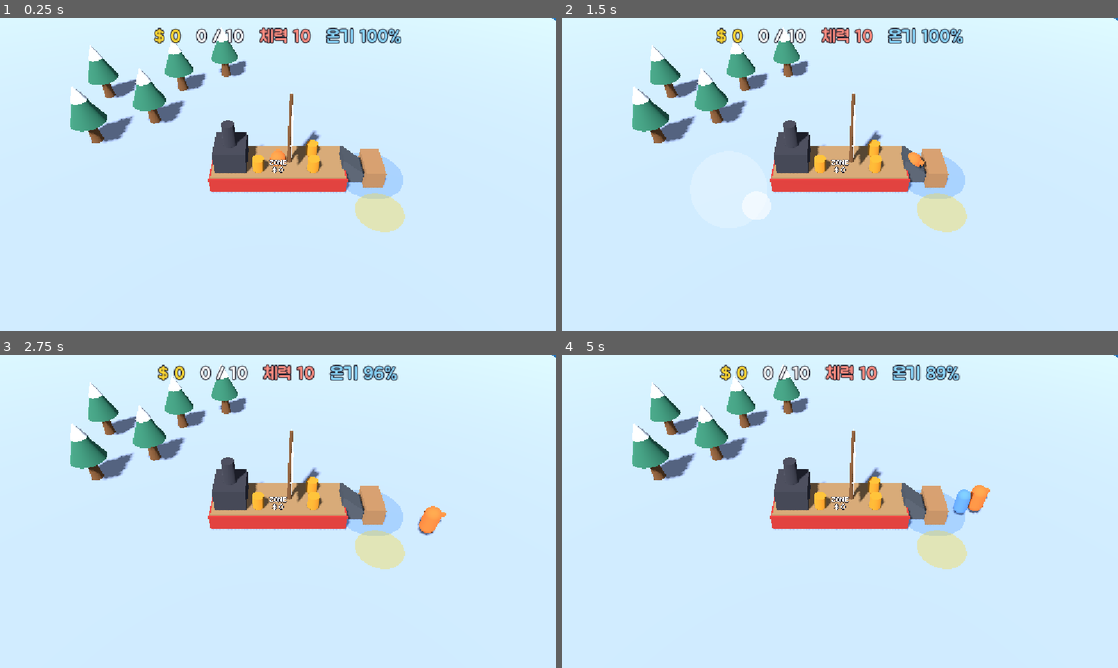
Above: before the commit, frames 1-4 (two rows, left to right).
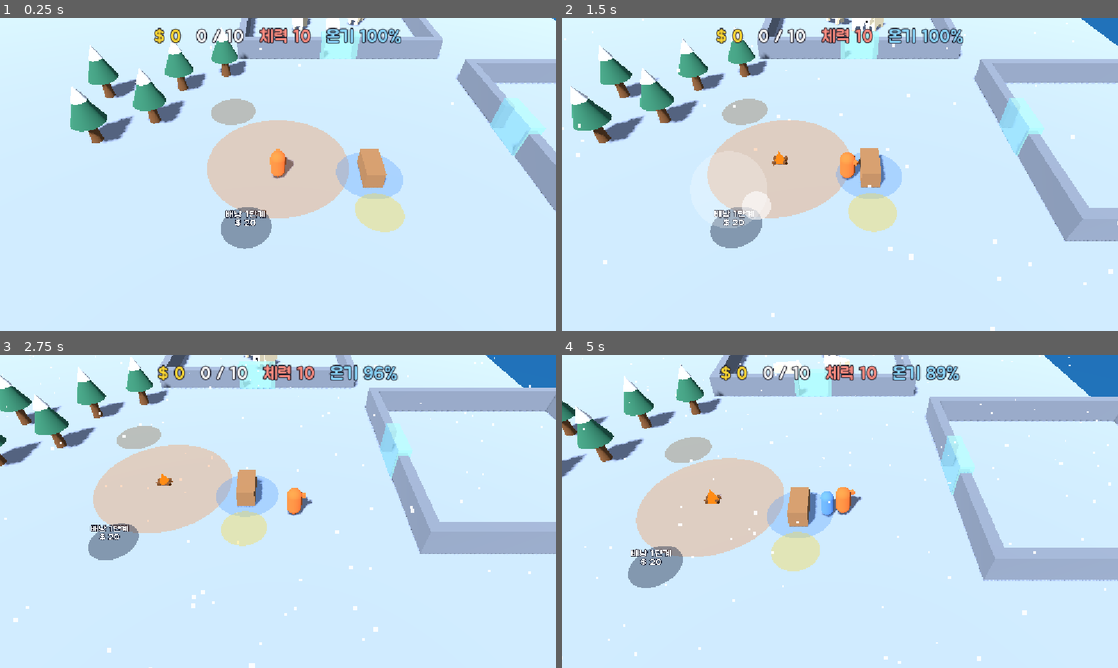
Above: after the commit, the same moments.

Repository: kimpro4214/FrostCamp
Game: Godot game, scene res://frost_camp/scenes/main.tscn
Two runs of this game, one before a commit and one after it. Both use one fixed random seed, a clock stepped at 60 frames per second and the inputs below.
Inputs (mouse positions are in pixels of both pictures, inside the frame that each line leads up to):
- Up to frame 1 (0.25 s): no input
- Up to frame 2 (1.5 s): move the mouse to (962, 158) at 0.52 s; hold D 0.53-1.25 s; click (962, 158) at 0.67 s; drag from (728, 190) to (812, 237) at 1.27 s
- Up to frame 3 (2.75 s): move the mouse to (333, 442) at 2.02 s; hold D from 2.03 s (still down)
- Up to frame 4 (5 s): release D at 2.75 s; drag from (812, 574) to (673, 464) at 2.77 s; move the mouse to (1006, 558) at 3.52 s; hold A 3.53-4.25 s; drag from (673, 464) to (756, 433) at 4.27 s

The runs differ from the first frame. In frame 1, 15% of the frame differs, in the area x 14-100%, y 0-74%; in frame 2, 27%; in frame 3, 28%; in frame 4, 32%, in the area x 0-100%, y 0-99%.
Error before the commit: Invalid call to function 'setup' in base 'Node3D (zone_view.gd)'. Expected 3 argument(s). (res://frost_camp/scenes/main.gd:40)

Commit message:
feat: 프로스트 캠프 눈 내리는 파티클 추가

Diff:
--- a/frost_camp/scenes/main.gd
+++ b/frost_camp/scenes/main.gd
@@ -12,6 +12,7 @@
 const Juice := preload("res://frost_camp/scenes/juice.gd")
 const ESCAPE_SAIL_TIME := 5.0
 const MAX_FLYING_COINS := 10
+const SNOW_OFFSET := Vector3(0.0, 8.0, 2.0)
 
 var sim: FrostSim
 var _hit_stop_id := 0
@@ -34,10 +35,11 @@
 		var stall := StallScene.instantiate()
 		$Stalls.add_child(stall)
 		stall.setup(sim, i)
+	var zone_names: Dictionary = GameData.load_json(GameData.TEXT_PATH).zones
 	for i in sim.zones.size():
 		var zone := ZoneScene.instantiate()
 		$Zones.add_child(zone)
-		zone.setup(sim, i)
+		zone.setup(sim, i, zone_names.get(sim.zones[i].id, sim.zones[i].id))
 	for i in sim.bears.size():
 		var bear := BearScene.instantiate()
 		$Bears.add_child(bear)
@@ -135,3 +137,8 @@
 
 func _physics_process(delta: float) -> void:
 	sim.tick(delta)
+
+
+func _process(_delta: float) -> void:
+	# 눈은 플레이어 위 하늘에서 내린다(입자는 월드 좌표라 걸어도 같이 미끄러지지 않는다).
+	$Snow.position = _player.position + SNOW_OFFSET
--- a/frost_camp/scenes/main.tscn
+++ b/frost_camp/scenes/main.tscn
@@ -39,6 +39,16 @@
 [sub_resource type="BoxMesh" id="BoxMesh_coin"]
 material = SubResource("StandardMaterial3D_coin")
 size = Vector3(0.35, 0.08, 0.25)
+
+[sub_resource type="StandardMaterial3D" id="StandardMaterial3D_snowflake"]
+shading_mode = 0
+billboard_mode = 3
+albedo_color = Color(1, 1, 1, 0.9)
+transparency = 1
+
+[sub_resource type="QuadMesh" id="QuadMesh_snowflake"]
+material = SubResource("StandardMaterial3D_snowflake")
+size = Vector2(0.09, 0.09)
 
 [sub_resource type="BoxShape3D" id="BoxShape3D_ground"]
 size = Vector3(200, 0.2, 200)
@@ -104,6 +114,20 @@
 
 [node name="Player" parent="." instance=ExtResource("3_player")]
 
+[node name="Snow" type="CPUParticles3D" parent="."]
+amount = 400
+lifetime = 5.0
+preprocess = 5.0
+local_coords = false
+mesh = SubResource("QuadMesh_snowflake")
+emission_shape = 3
+emission_box_extents = Vector3(16, 0.5, 14)
+direction = Vector3(0.2, -1, 0)
+spread = 15.0
+gravity = Vector3(0, -0.6, 0)
+initial_velocity_min = 1.0
+initial_velocity_max = 1.8
+
 [node name="Coins" type="Node3D" parent="."]
 
 [node name="Template" type="MeshInstance3D" parent="Coins"]
